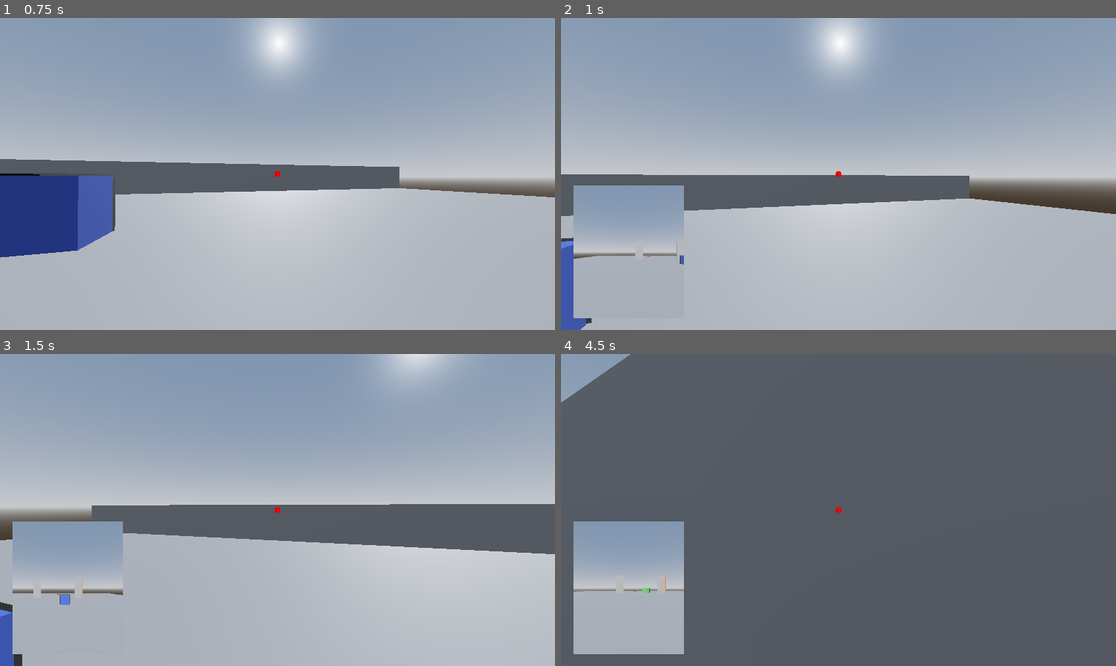
Above: before the commit, frames 1-4 (two rows, left to right).
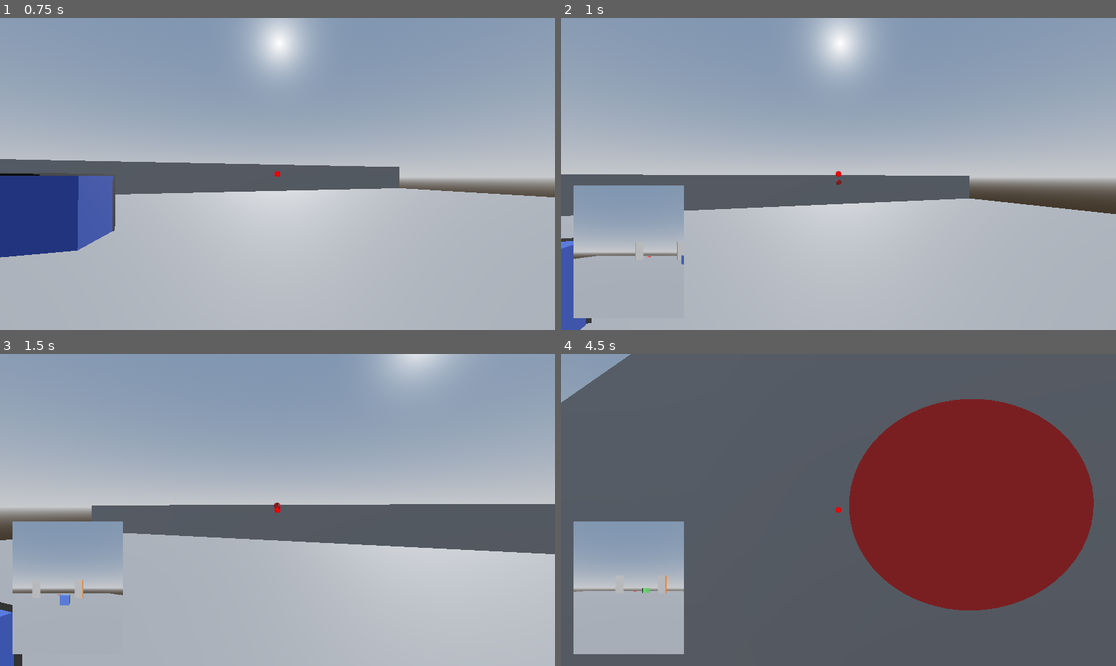
Above: after the commit, the same moments.

Repository: AntoninHUDRY/Q_panic
Game: Godot game, scene res://CameraTest.tscn
Same seed, same stepped clock (60 frames per second), same inputs: the game is played once before the commit and once after it.
Inputs (mouse positions are in pixels of both pictures, inside the frame that each line leads up to):
- Up to frame 1 (0.75 s): move the mouse to (305, 174) at 0.52 s; hold W (up) from 0.53 s (still down); tap C (clear_minicam) at 0.6 s; click (305, 174) at 0.67 s
- Up to frame 2 (1 s): keep holding W (up); tap Space (jump) at 0.77 s; right-click (866, 174) at 0.8 s
- Up to frame 3 (1.5 s): keep holding W (up); move the mouse to (249, 510) at 1.27 s; right-click (249, 510) at 1.35 s
- Up to frame 4 (4.5 s): keep holding W (up); tap Space (jump) at 1.52, 3.02, 3.77 s; tap C (clear_minicam) at 1.55, 2.1, 3.05 s; move the mouse to (849, 503) at 2.02 s; right-click (849, 503) at 2.3 s; move the mouse to (832, 516) at 2.77 s; tap Ctrl (crouch) at 2.85 s; click (832, 516) at 2.92 s; move the mouse to (877, 513) at 3.52 s; hold E (interact) 3.53-4.28 s; right-click (877, 513) at 3.8 s; tap Enter at 4.25 s; move the mouse to (794, 506) at 4.27 s; right-click (794, 506) at 4.35 s

Frame 1 is identical in both runs. In frame 2, less than 0.1% of the frame differs, in the area x 13-51%, y 51-79%; in frame 3, less than 0.1%; in frame 4, 23%, in the area x 9-96%, y 14-83%.

Commit message:
Make mini camera visible

Diff:
--- a/Camera/MainCamera.gd
+++ b/Camera/MainCamera.gd
@@ -45,17 +45,21 @@
 		var space_state = get_world_3d().direct_space_state
 		var screen_center = Vector2(get_viewport().get_visible_rect().size.x / 2, get_viewport().get_visible_rect().size.y / 2)
 		var from = project_ray_origin(screen_center)
-		var to = from + project_ray_normal(screen_center) * SCALE_UP_FACTOR
+		var ray_direction = project_ray_normal(screen_center)
+		var to = from + ray_direction * SCALE_UP_FACTOR
 		var collision_mask = 0b1 # Environment layer
 		var query = PhysicsRayQueryParameters3D.create(from, to, collision_mask)
 		var result = space_state.intersect_ray(query)
 		if "position" in result:
 			mini_camera.global_position = result["position"]
 			var up = Vector3(0,1,0)
-			if result["normal"] == up:
-				up = Vector3(1,0,0)
-			mini_camera.look_at(mini_camera.global_position + result["normal"], up)
-			mini_camera.show_display()
+			var camera_direction = result["normal"]
+			var is_floor = camera_direction == up
+			if is_floor:
+				mini_camera.global_position += up * mini_camera.MOBILE_CAM_HEIGHT
+				camera_direction = ray_direction - ray_direction.dot(up) * up
+			mini_camera.look_at(mini_camera.global_position + camera_direction, up)
+			mini_camera.show_display(is_floor)
 
 	if Input.is_action_just_pressed("clear_minicam"):
 		mini_camera.hide_display()
--- a/Camera/MiniCamera.gd
+++ b/Camera/MiniCamera.gd
@@ -1,22 +1,48 @@
-extends IntersectionDetectingCamera
+extends Node3D
 
 class_name MiniCamera
 
 @export
+var player: Player
+@export
 var viewport: SubViewportContainer
+
+
+@export_group("internal")
+@export
+var camera: IntersectionDetectingCamera
+@export
+var mobile_cam: Node3D
+@export
+var wall_cam: Node3D
+@export
+var MOBILE_CAM_HEIGHT = 1.5
 
 func hide_display():
 	visible = false
+	camera.visible = false
 	viewport.visible = false
+	hide_all_models()
 
-func show_display():
+func show_display(is_floor: bool):
+	hide_all_models()
+	if is_floor:
+		mobile_cam.show()
+	else:
+		wall_cam.show()
 	visible = true
+	camera.visible = true
 	viewport.visible = true
+
+func hide_all_models():
+	mobile_cam.hide()
+	wall_cam.hide()
 
 # Called when the node enters the scene tree for the first time.
 func _ready():
 	hide_display()
 
+
 # Called every frame. 'delta' is the elapsed time since the previous frame.
 func _process(delta):
 	pass
--- a/CameraTest.tscn
+++ b/CameraTest.tscn
@@ -4,7 +4,7 @@
 [ext_resource type="PackedScene" uid="uid://isnyipijubp4" path="res://Cube.tscn" id="3_8b4es"]
 [ext_resource type="Script" path="res://quantum/EntangledGroup.gd" id="3_fka2m"]
 [ext_resource type="PackedScene" uid="uid://wv3me4e1tqx5" path="res://Player.tscn" id="4_jlm4d"]
-[ext_resource type="Script" path="res://Camera/MiniCamera.gd" id="6_104kl"]
+[ext_resource type="PackedScene" uid="uid://0o7uhfxqs1jc" path="res://MiniCamera.tscn" id="5_0h0cn"]
 [ext_resource type="PackedScene" uid="uid://qfenrsmlfday" path="res://Door.tscn" id="7_deytm"]
 [ext_resource type="PackedScene" uid="uid://d2dpduiy1jbvy" path="res://FloorButton.tscn" id="8_o6ekm"]
 [ext_resource type="PackedScene" uid="uid://cfm46bfyyqy6x" path="res://fix_Door.tscn" id="11_roepf"]
@@ -100,8 +100,8 @@
 size = Vector2i(229, 276)
 render_target_update_mode = 4
 
-[node name="MiniCamera" type="Camera3D" parent="SubViewportContainer/SubViewport" node_paths=PackedStringArray("viewport")]
-script = ExtResource("6_104kl")
+[node name="MiniCamera" parent="SubViewportContainer/SubViewport" node_paths=PackedStringArray("player", "viewport") instance=ExtResource("5_0h0cn")]
+player = NodePath("../../../Player")
 viewport = NodePath("../..")
 
 [node name="Wall" type="StaticBody3D" parent="."]
--- /dev/null
+++ b/MiniCamera.tscn
@@ -0,0 +1,22 @@
+[gd_scene load_steps=5 format=3 uid="uid://0o7uhfxqs1jc"]
+
+[ext_resource type="Script" path="res://Camera/MiniCamera.gd" id="1_jchu0"]
+[ext_resource type="Script" path="res://Camera/IntersectionDetectingCamera.gd" id="2_7ofdr"]
+[ext_resource type="PackedScene" uid="uid://cud0dwg8flfpg" path="res://mobile_cam.tscn" id="3_lbyis"]
+[ext_resource type="PackedScene" uid="uid://cpveimp37htr6" path="res://wall_cam.tscn" id="4_pp1lc"]
+
+[node name="MiniCamera" type="Node3D" node_paths=PackedStringArray("camera", "mobile_cam", "wall_cam")]
+script = ExtResource("1_jchu0")
+camera = NodePath("Camera")
+mobile_cam = NodePath("MobileCam")
+wall_cam = NodePath("WallCam")
+
+[node name="Camera" type="Camera3D" parent="."]
+transform = Transform3D(1, 0, 0, 0, 1, 0, 0, 0, 1, 0, 0, -0.214914)
+script = ExtResource("2_7ofdr")
+
+[node name="MobileCam" parent="." instance=ExtResource("3_lbyis")]
+transform = Transform3D(-1, 0, -8.74228e-08, 0, 1, 0, 8.74228e-08, 0, -1, 0, -0.313, 0)
+
+[node name="WallCam" parent="." instance=ExtResource("4_pp1lc")]
+transform = Transform3D(-1, 0, -8.74228e-08, 0, 1, 0, 8.74228e-08, 0, -1, 0, -0.31, 0)
--- a/character/player.gd
+++ b/character/player.gd
@@ -1,4 +1,6 @@
 extends CharacterBody3D
+
+class_name Player
 
 @export
 var mini_camera: MiniCamera
@@ -30,7 +32,7 @@
 func _ready():
 	main_camera.mini_camera = mini_camera
 	quantum_controller.cameras.append(main_camera)
-	quantum_controller.cameras.append(mini_camera)
+	quantum_controller.cameras.append(mini_camera.camera)
 
 func _physics_process(delta):
 
Not shown: 1 places in Player.tscn that only renumber resources
Not shown: 1 places in mobile_cam.tscn that only renumber resources
Not shown: 1 places in wall_cam.tscn that only renumber resources
